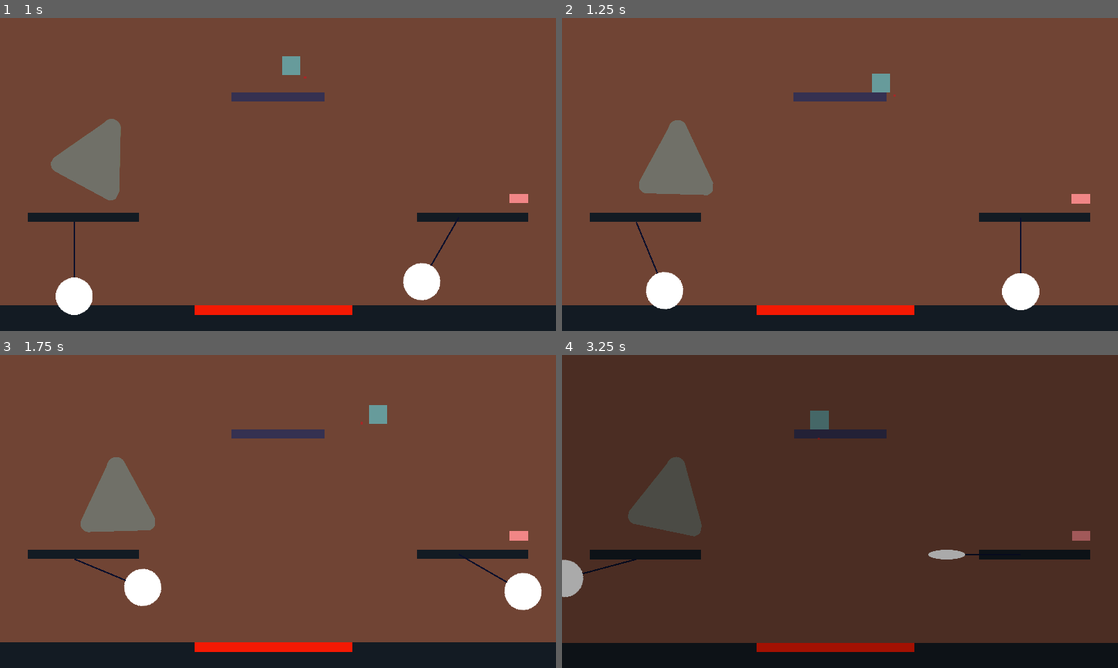
Above: before the commit, frames 1-4 (two rows, left to right).
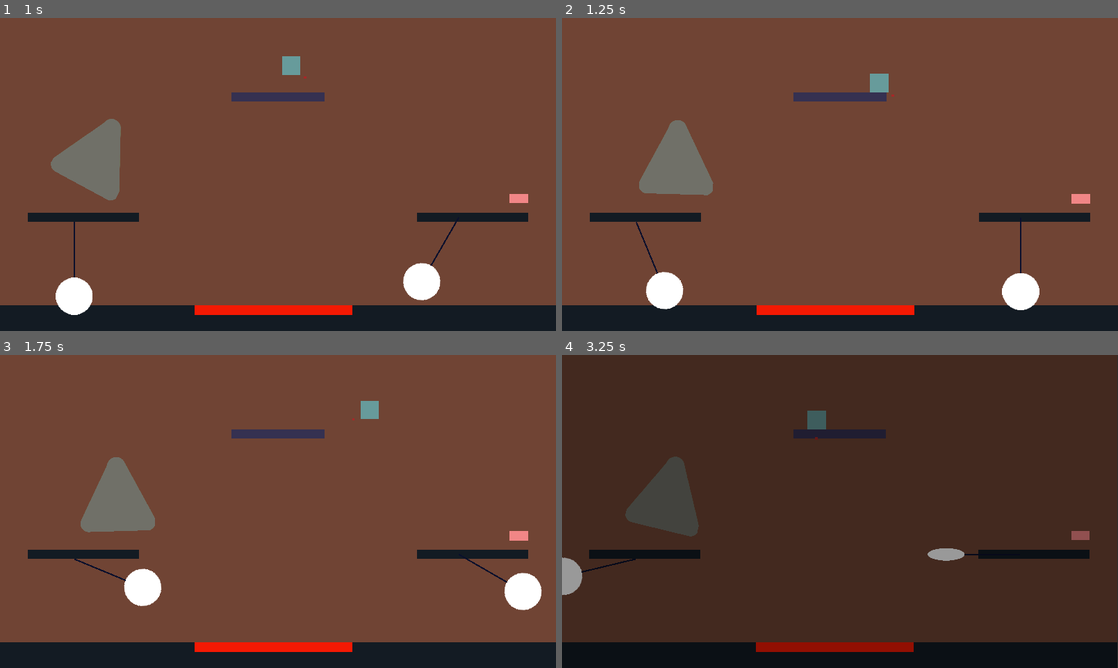
Above: after the commit, the same moments.

Repository: mightyminebuster/Github-GameOff-2020
Game: Godot game, scene res://Rooms/Demo.tscn
Two runs of this game, one before a commit and one after it. Both use one fixed random seed, a clock stepped at 60 frames per second and the inputs below.
Inputs (mouse positions are in pixels of both pictures, inside the frame that each line leads up to):
- Up to frame 1 (1 s): move the mouse to (400, 158) at 0.52 s; hold D (move_right) from 0.53 s (still down); tap Shift (dash) at 0.6 s; tap Space (jump) at 0.77 s
- Up to frame 2 (1.25 s): keep holding D (move_right)
- Up to frame 3 (1.75 s): keep holding D (move_right); move the mouse to (166, 527) at 1.27 s; click (166, 527) at 1.35 s; tap Space (jump) at 1.52 s
- Up to frame 4 (3.25 s): move the mouse to (895, 442) at 2.02 s; release D (move_right) at 2.03 s; hold A (move_left) 2.03-2.78 s; tap Shift (dash) at 2.1 s; move the mouse to (812, 574) at 2.77 s; hold D (move_right) from 2.78 s (still down); click (812, 574) at 2.85 s; tap Space (jump) at 3.02 s

Frame 1 is identical in both runs. In frame 2, less than 0.1% of the frame differs, in the area x 55-60%, y 17-26%; in frame 3, 0.2%; in frame 4, 0.9%, in the area x 0-100%, y 0-100%.

Commit message:
Run Speed Bug Fix

Diff:
--- a/SourceCode/Objects/Player/Player.gd
+++ b/SourceCode/Objects/Player/Player.gd
@@ -169,7 +169,7 @@
 
 	#Exit States
 	if is_on_floor():
-		set_state("run") #I set to run to maintain momentum
+		set_state("idle")
 		is_double_jumped = false #reset
 
 func fall_exit_logic() -> void:
--- a/SourceCode/Rooms/Demo.tscn
+++ b/SourceCode/Rooms/Demo.tscn
@@ -43,17 +43,14 @@
 
 [node name="PendulumSaw" parent="Obstacles" instance=ExtResource( 7 )]
 position = Vector2( 256, 704 )
-rotation = 0.187798
+rotation = -1.23715
 rotation_type = "FullRotation"
 offset = 256
-speed = 1.0
 
 [node name="PendulumSaw2" parent="Obstacles" instance=ExtResource( 7 )]
 position = Vector2( 1584, 688 )
-rotation = 0.773996
-rotation_type = "HalfRotation"
+rotation = -1.12593
 offset = 256
-speed = 1.0
 
 [node name="SecurityCamera" parent="Obstacles" instance=ExtResource( 9 )]
 position = Vector2( 400, 352 )
